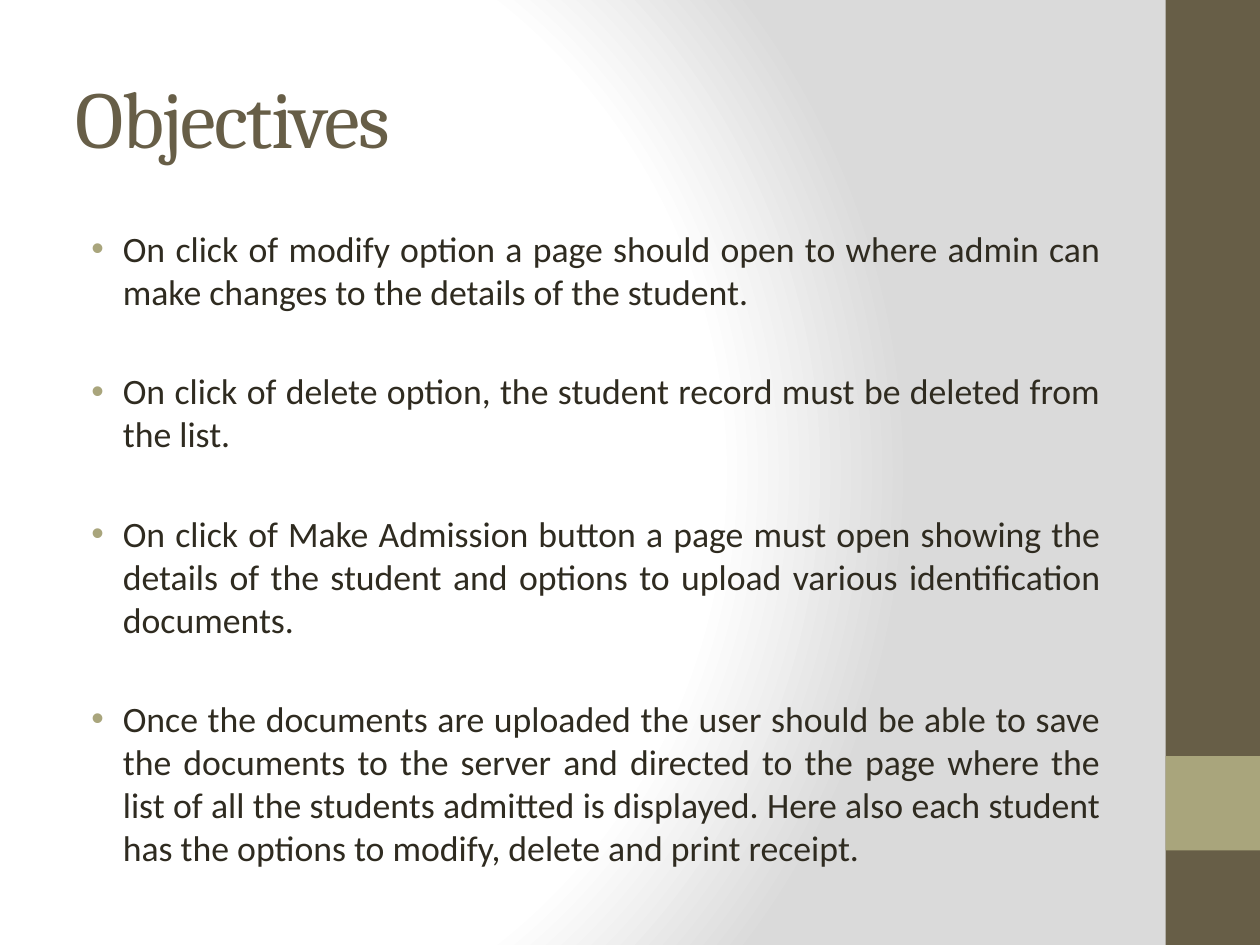
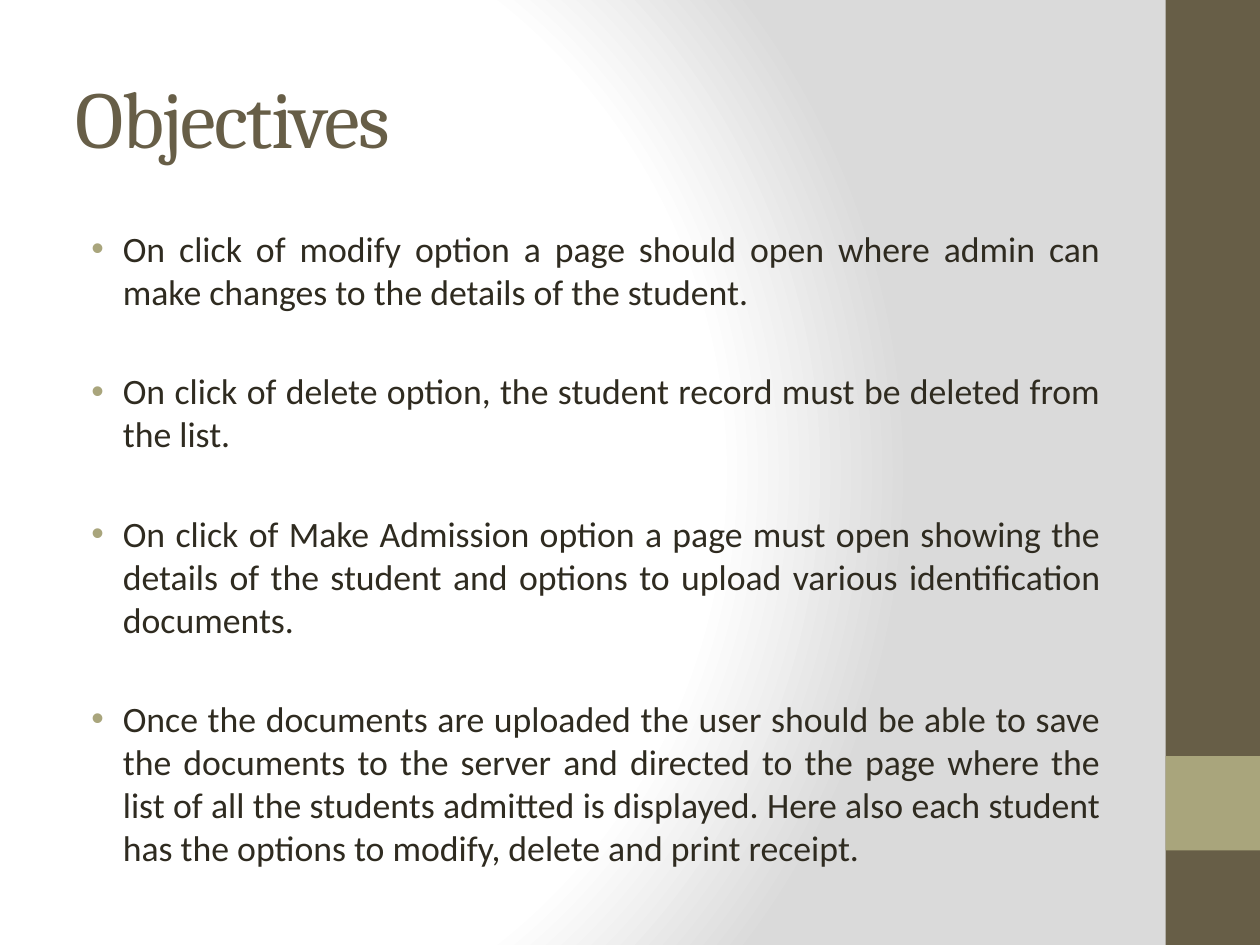
Before and after one commit to abhiyankgoyal/internshipProject, a slide deck: slide 5 of Internship Presentation.pptx. Drawn at 1260x945 pixels with LibreOffice and Linux fonts; fonts in the diff are those of the drawing. Boxes give left, top, right and bottom in pixels: in the first picture for what was removed or moved away, otherwise in the second. Text is boxed around its words. In the diff, an @@ line names an element or a change of style, - is before the commit and + after.

Commit message:
update admission page style

```diff
--- a/Internship Presentation.pptx
+++ b/Internship Presentation.pptx
@@ text at [123,237,1100,311]: text changed @@
-• On click of modify option a page should open to where admin can make changes to the details of the student.
+• On click of modify option a page should open where admin can make changes to the details of the student.
@@ text at [123,522,1100,634]: text changed @@
-• On click of Make Admission button a page must open showing the details of the student and options to upload various identification documents.
+• On click of Make Admission option a page must open showing the details of the student and options to upload various identification documents.
```
Also in this commit, not shown: 8 other slides changed, 3 other files.
